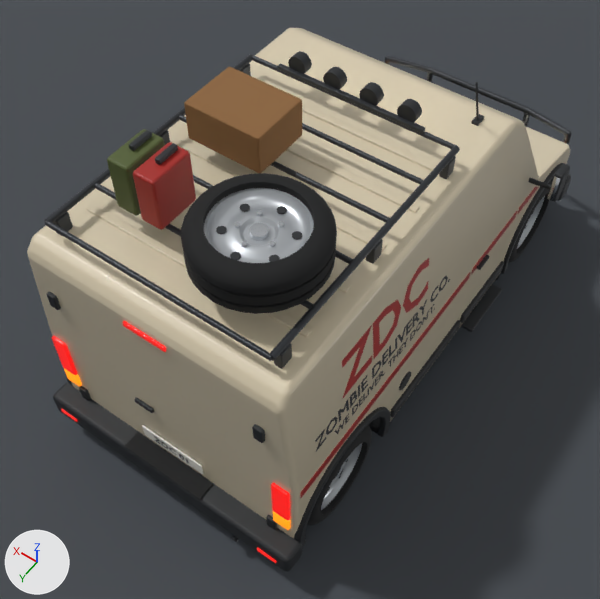
An edit to the Blender file zombie-delivery/design/blender-van/van.blend, drawn before and after from the same camera.
Both versions are drawn from a 50 mm camera at (-7.28, 11.93, 18.15) aimed at (-0.25, 2.09, 2.69). Every picture has the same lights, and +X, +Y and +Z are marked at lower left. The older version comes first.

The first picture shows 'Body', 'Bumper step', 'Crate', 'Floor', 'Fuel cap', 'Hinge', 'Hinge.001', 'Hinge.002', 'Hinge.003', 'Jerry can', 'Jerry can.001', 'Logo', 'Name', 'Rear bumper', 'Rear plate', 'Rear plate text', 'Roof rack bar.005', 'Roof rack rail', 'Rub strip.001', 'Slogan', 'Spare wheel', 'Step', 'Third brake light', 'Wheel_RL' and 52 more.
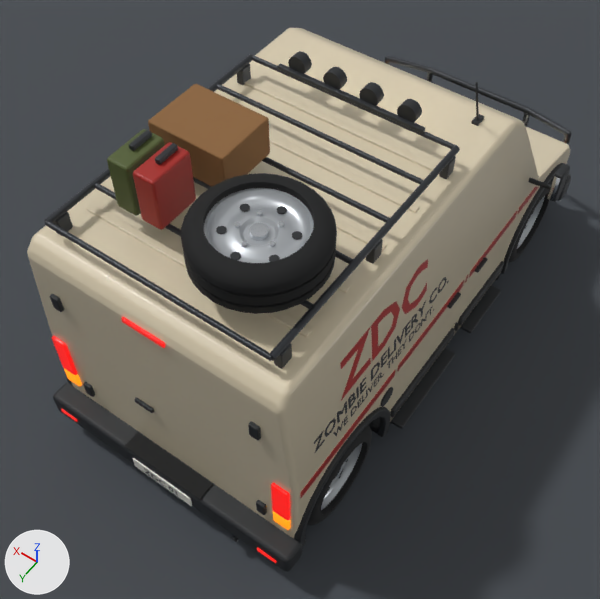
Pixel boxes (x1, y1, x2, y2) of what changed, in the pictures (600 x 599 px):
'Crate', moved
    before: (184, 67, 302, 173)
    after: (148, 84, 270, 187)
'Logo', moved
    before: (342, 258, 429, 398)
    after: (340, 259, 428, 400)
'Sliding door step', moved (not visible before)
    after: (391, 348, 455, 429)
'Name', moved
    before: (315, 275, 450, 451)
    after: (314, 277, 449, 454)
'Rear plate', moved
    before: (142, 425, 204, 474)
    after: (132, 458, 192, 506)
'Rub strip.001', moved
    before: (390, 320, 460, 417)
    after: (454, 322, 459, 331)
'Step', moved
    before: (461, 284, 502, 332)
    after: (460, 285, 501, 333)
'Slogan', moved
    before: (335, 304, 435, 434)
    after: (333, 306, 434, 436)
'Third brake light', moved
    before: (122, 321, 166, 352)
    after: (121, 317, 165, 348)
'Hinge.001', moved
    before: (252, 424, 265, 443)
    after: (248, 421, 261, 440)
'Fuel cap', moved
    before: (399, 371, 411, 390)
    after: (380, 387, 393, 407)
'Hinge', moved
    before: (266, 515, 277, 530)
    after: (256, 500, 267, 515)
'Hinge.002', moved
    before: (79, 386, 91, 401)
    after: (83, 382, 95, 397)
'Hinge.003', moved
    before: (46, 292, 61, 310)
    after: (50, 294, 64, 312)
'Rear plate text', moved
    before: (154, 436, 188, 463)
    after: (145, 469, 177, 495)
'Sliding door handle', moved, turned (not visible before)
    after: (447, 292, 461, 309)
'Wheel_RR', unchanged, uncovered by the edit
    after: (307, 424, 372, 525)
'Wheel_RL', unchanged, covered by the edit
    before: (307, 424, 372, 525)

The edits, one by one:
Object 'Rub strip.001' (ob_rub_strip_001) moves from (-3.34, 1.21, 1.45) to (-3.34, -0.25, 1.45).
Object 'Logo' (ob_logo) moves from (-3.15, 3.23, 5.2) to (-3.15, 3.27, 5.2).
Object 'Name' (ob_name) moves from (-3.24, 3.23, 4.3) to (-3.24, 3.27, 4.3).
Object 'Slogan' (ob_slogan) moves from (-3.28, 3.23, 3.9) to (-3.28, 3.27, 3.9).
Object 'Step' (ob_step) moves from (-3.4, -1.65, 0.82) to (-3.4, -1.6, 0.82).
Object 'Sliding door handle' (ob_sliding_door_handle) moves from (3.34, 0.3, 3.2) to (-3.34, 0.4, 3.2).
Object 'Sliding door handle' (ob_sliding_door_handle) turns from (-180, -90, 0) to (0, -90, 0) degrees about x, y and z.
Object 'Sliding door step' (ob_sliding_door_step) moves from (3.4, 1.3, 0.82) to (-3.4, 1.35, 0.82).
Object 'Fuel cap' (ob_fuel_cap) moves from (-3.31, 2.3, 2.2) to (-3.31, 3.15, 2.65).
Object 'Hinge' (ob_hinge) moves from (-2.7, 6.54, 1.6) to (-2.45, 6.54, 2.0).
Object 'Hinge.001' (ob_hinge_001) moves from (-2.54, 6.54, 5.2) to (-2.45, 6.54, 5.2).
Object 'Hinge.002' (ob_hinge_002) moves from (2.7, 6.54, 1.6) to (2.45, 6.54, 2.0).
Object 'Hinge.003' (ob_hinge_003) moves from (2.54, 6.54, 5.2) to (2.45, 6.54, 5.2).
Object 'Rear plate' (ob_rear_plate) moves from (0.0, 6.53, 1.8) to (0.0, 7.02, 1.05).
Object 'Rear plate text' (ob_rear_plate_text) moves from (0.0, 6.56, 1.8) to (0.0, 7.05, 1.05).
Object 'Third brake light' (ob_third_brake_light) moves from (0.0, 6.52, 6.05) to (0.0, 6.52, 6.17).
Object 'Crate' (ob_crate) moves from (1.0, 2.2, 7.56) to (1.2, 3.0, 7.56).
